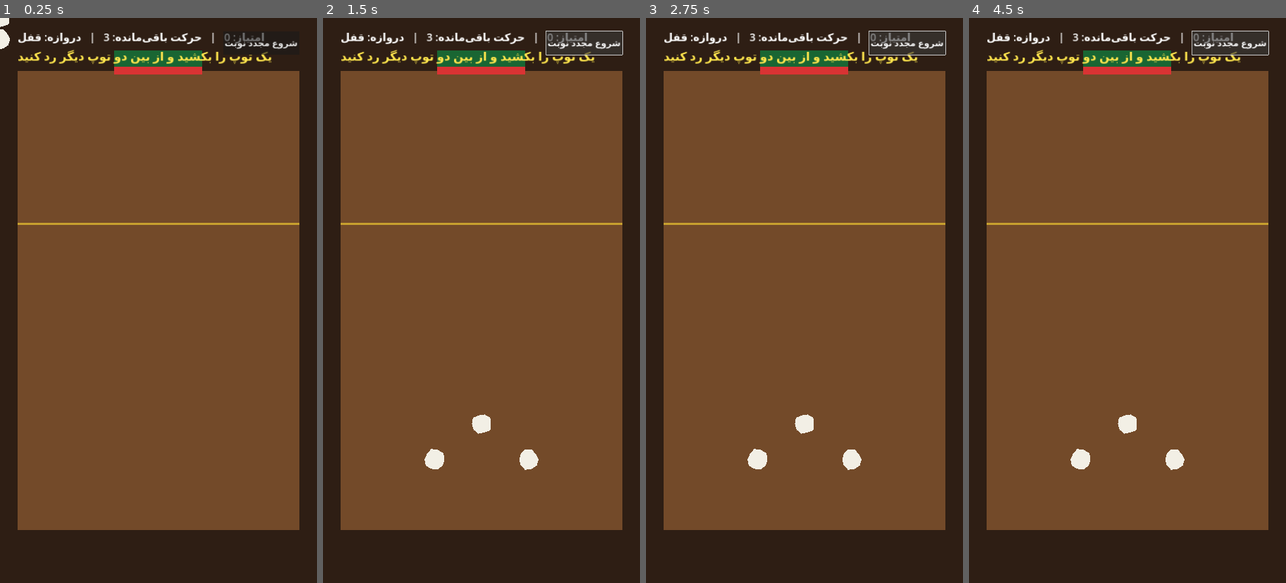
Above: before the commit, frames 1-4 (left to right).
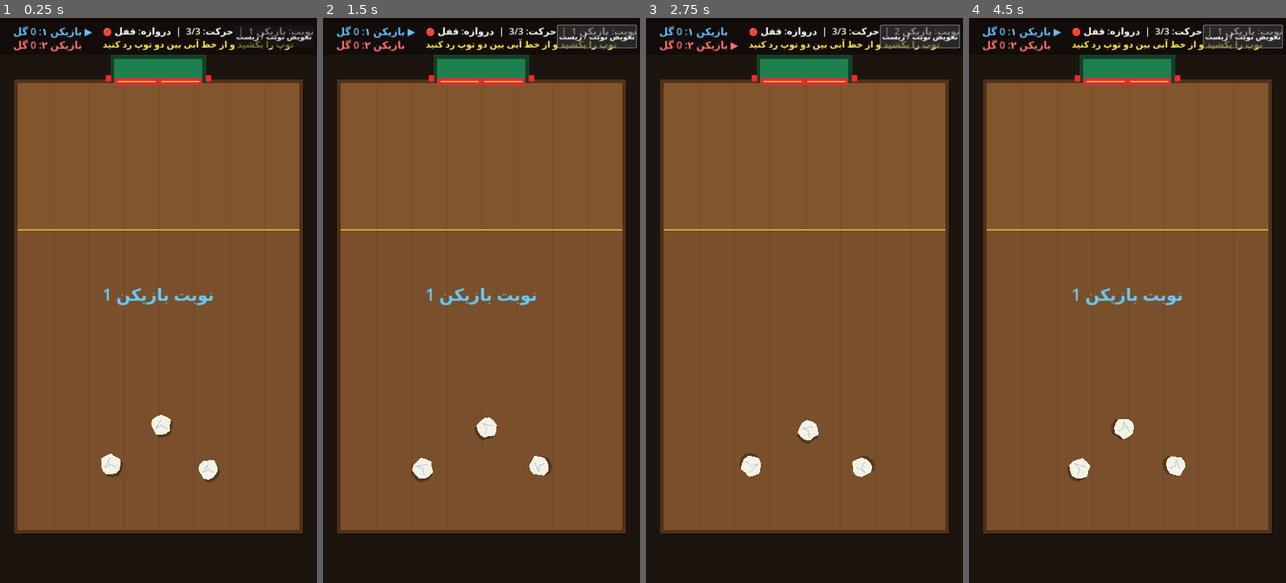
Above: after the commit, the same moments.

Repository: LifeLover-7/se-toop
Game: Godot game, scene res://main.tscn
Same seed, same stepped clock (60 frames per second), same inputs: the game is played once before the commit and once after it.
Inputs (mouse positions are in pixels of both pictures, inside the frame that each line leads up to):
- Up to frame 1 (0.25 s): no input
- Up to frame 2 (1.5 s): click (582, 40) at 0.5 s, where only the run before the commit has a clickable "شروع مجدد نوبت"; click (595, 34) at 1.25 s, where only the run after the commit has a clickable "تعویض نوبت / ریست"
- Up to frame 3 (2.75 s): click (905, 40) at 2 s, where only the run before the commit has a clickable "شروع مجدد نوبت"
- Up to frame 4 (4.5 s): click (1241, 34) at 2.75 s, where only the run after the commit has a clickable "تعویض نوبت / ریست"; click (1228, 40) at 3.5 s, where only the run before the commit has a clickable "شروع مجدد نوبت"; click (1241, 34) at 4.25 s, where only the run after the commit has a clickable "تعویض نوبت / ریست"

The runs differ from the first frame. In frame 1, 13% of the frame differs, in the area x 0-100%, y 0-92%; in frame 2, 13%; in frame 3, 13%; in frame 4, 13%.

Commit message:
feat: Upgrade game to Phase 2 (Playable 2-Player Arcade Edition)
- Add procedural audio effects using AudioStreamGenerator
- Implement dynamic table and environment rendering with attack line and visual polish
- Add smart goal with electric gate, animated doors, and LED indicators
- Add CPUParticles2D for goal and gate effects
- Add camera shake and visual feedback on shots and collisions
- Implement target gate indicator preview line
- Update HUD with 2-player score tracking, turn markers, and center banners

Diff:
--- a/main.gd
+++ b/main.gd
@@ -1,17 +1,20 @@
 extends Node2D
 
-enum GameState { WAITING_FOR_INPUT, BALLS_MOVING, TURN_OVER }
-
-const TABLE_RECT := Rect2(60, 180, 960, 1560)
-const ATTACK_LINE_Y := 700.0
+enum GameState { WAITING_FOR_INPUT, BALLS_MOVING, TRANSITION, MATCH_OVER }
+
+const TABLE_RECT := Rect2(60, 220, 960, 1520)
+const ATTACK_LINE_Y := 720.0
+const GOAL_RECT := Rect2(390, 140, 300, 80)
 const BALL_RADIUS := 36.0
-const MAX_DRAG_DIST := 280.0
-const IMPULSE_MULTIPLIER := 5.5
-const STOP_SPEED_THRESHOLD := 12.0
+const MAX_DRAG_DIST := 300.0
+const IMPULSE_MULTIPLIER := 5.8
+const STOP_SPEED_THRESHOLD := 14.0
+const WINNING_SCORE := 3
 
 var state: GameState = GameState.WAITING_FOR_INPUT
 var balls: Array[RigidBody2D] = []
 var active_ball: RigidBody2D = null
+var last_used_ball: RigidBody2D = null
 var other_balls: Array[RigidBody2D] = []
 var prev_active_pos: Vector2 = Vector2.ZERO
 
@@ -22,113 +25,288 @@
 var gate_is_open := false
 var goal_scored_this_shot := false
 
+var current_player: int = 1
+var scores: Array[int] = [0, 0]
 var moves_left: int = 3
-var score: int = 0
 
 var aim_line: Line2D
+var target_gate_line: Line2D
 var left_gate_door: StaticBody2D
 var right_gate_door: StaticBody2D
+var gate_led_left: ColorRect
+var gate_led_right: ColorRect
+
+var p1_score_label: Label
+var p2_score_label: Label
+var turn_info_label: Label
 var status_label: Label
-var info_label: Label
+var center_banner: Label
+var goal_particles: CPUParticles2D
+var gate_particles: CPUParticles2D
+
+var shake_strength: float = 0.0
+var audio_player: AudioStreamPlayer
 
 func _ready() -> void:
-	_build_table_and_ui()
+	randomize()
+	_setup_audio()
+	_build_table_and_environment()
 	_build_smart_goal()
+	_build_particles()
+	_build_hud()
 	_spawn_balls()
-	_reset_turn()
-
-func _build_table_and_ui() -> void:
-	# پس‌زمینه میز چوبی
+	_start_new_match()
+
+func _setup_audio() -> void:
+	audio_player = AudioStreamPlayer.new()
+	var gen := AudioStreamGenerator.new()
+	gen.mix_rate = 22050.0
+	gen.buffer_length = 0.25
+	audio_player.stream = gen
+	add_child(audio_player)
+
+func _play_sfx(freq_start: float, freq_end: float, duration: float, volume_db: float = -8.0) -> void:
+	audio_player.volume_db = volume_db
+	audio_player.play()
+	var playback := audio_player.get_stream_playback() as AudioStreamGeneratorPlayback
+	if playback == null:
+		return
+	var total_frames := int(22050.0 * duration)
+	var phase := 0.0
+	for i in range(min(total_frames, playback.get_frames_available())):
+		var t := float(i) / float(max(total_frames, 1))
+		var freq := lerpf(freq_start, freq_end, t)
+		var env := (1.0 - t) * minf(t * 12.0, 1.0)
+		phase = fmod(phase + freq / 22050.0, 1.0)
+		var sample := sin(phase * TAU) * env * 0.45
+		playback.push_frame(Vector2(sample, sample))
+
+func _build_table_and_environment() -> void:
 	var bg := ColorRect.new()
-	bg.color = Color(0.18, 0.12, 0.08)
+	bg.color = Color(0.11, 0.08, 0.06)
 	bg.size = Vector2(1080, 1920)
 	add_child(bg)
 
+	# سایه میز
+	var table_shadow := ColorRect.new()
+	table_shadow.color = Color(0.0, 0.0, 0.0, 0.45)
+	table_shadow.position = TABLE_RECT.position + Vector2(14, 18)
+	table_shadow.size = TABLE_RECT.size
+	add_child(table_shadow)
+
+	# حاشیه میز چوبی
+	var table_border := ColorRect.new()
+	table_border.color = Color(0.32, 0.19, 0.10)
+	table_border.position = TABLE_RECT.position - Vector2(12, 12)
+	table_border.size = TABLE_RECT.size + Vector2(24, 24)
+	add_child(table_border)
+
+	# سطح میز
 	var table_surface := ColorRect.new()
-	table_surface.color = Color(0.45, 0.29, 0.16)
+	table_surface.color = Color(0.48, 0.31, 0.17)
 	table_surface.position = TABLE_RECT.position
 	table_surface.size = TABLE_RECT.size
 	add_child(table_surface)
 
-	# خط یک‌سوم هجومی (خط باز شدن دروازه)
+	# خطوط بافت چوب نیمکت مدرسه
+	for i in range(1, 8):
+		var grain := ColorRect.new()
+		grain.color = Color(0.42, 0.26, 0.14, 0.45)
+		grain.position = Vector2(TABLE_RECT.position.x + i * 120.0, TABLE_RECT.position.y)
+		grain.size = Vector2(4, TABLE_RECT.size.y)
+		add_child(grain)
+
+	# رنگآمیزی ناحیه یکسوم هجومی
+	var attack_zone_tint := ColorRect.new()
+	attack_zone_tint.color = Color(1.0, 0.85, 0.25, 0.05)
+	attack_zone_tint.position = TABLE_RECT.position
+	attack_zone_tint.size = Vector2(TABLE_RECT.size.x, ATTACK_LINE_Y - TABLE_RECT.position.y)
+	add_child(attack_zone_tint)
+
+	# خط یکسوم هجومی (بازکننده دروازه)
 	var attack_line := Line2D.new()
 	attack_line.points = PackedVector2Array([
 		Vector2(TABLE_RECT.position.x, ATTACK_LINE_Y),
 		Vector2(TABLE_RECT.end.x, ATTACK_LINE_Y)
 	])
-	attack_line.width = 6.0
-	attack_line.default_color = Color(1.0, 0.85, 0.2, 0.6)
+	attack_line.width = 5.0
+	attack_line.default_color = Color(1.0, 0.88, 0.25, 0.65)
 	add_child(attack_line)
 
-	# خط نشانگر هدف‌گیری
+	# خط راهنمای بین دو توپ دیگر (نگهدارنده شکاف پاس)
+	target_gate_line = Line2D.new()
+	target_gate_line.width = 6.0
+	target_gate_line.default_color = Color(0.2, 0.9, 1.0, 0.55)
+	target_gate_line.visible = false
+	add_child(target_gate_line)
+
+	# خط نشانگر کشیدن و قدرت شوت
 	aim_line = Line2D.new()
-	aim_line.width = 8.0
-	aim_line.default_color = Color(0.2, 1.0, 0.4, 0.85)
+	aim_line.width = 10.0
+	aim_line.default_color = Color(0.2, 1.0, 0.4, 0.9)
 	aim_line.visible = false
 	add_child(aim_line)
 
-	# رابط کاربری (HUD)
-	var hud := CanvasLayer.new()
-	add_child(hud)
-
-	info_label = Label.new()
-	info_label.position = Vector2(60, 40)
-	info_label.add_theme_font_size_override("font_size", 36)
-	hud.add_child(info_label)
-
-	status_label = Label.new()
-	status_label.position = Vector2(60, 100)
-	status_label.add_theme_font_size_override("font_size", 40)
-	status_label.modulate = Color(1, 0.9, 0.3)
-	hud.add_child(status_label)
-
-	var reset_btn := Button.new()
-	reset_btn.text = "شروع مجدد نوبت"
-	reset_btn.position = Vector2(760, 45)
-	reset_btn.size = Vector2(260, 80)
-	reset_btn.add_theme_font_size_override("font_size", 30)
-	reset_btn.pressed.connect(_reset_turn)
-	hud.add_child(reset_btn)
-
 func _build_smart_goal() -> void:
-	# چارچوب دروازه در بالای میز
-	var goal_visual := ColorRect.new()
-	goal_visual.color = Color(0.1, 0.4, 0.2)
-	goal_visual.position = Vector2(390, 110)
-	goal_visual.size = Vector2(300, 70)
-	add_child(goal_visual)
-
-	# دو درِ کشویی برقی جلوی دروازه
-	left_gate_door = _create_gate_door(Vector2(390, 165))
-	right_gate_door = _create_gate_door(Vector2(540, 165))
+	var goal_frame := ColorRect.new()
+	goal_frame.color = Color(0.08, 0.25, 0.16)
+	goal_frame.position = GOAL_RECT.position - Vector2(14, 14)
+	goal_frame.size = GOAL_RECT.size + Vector2(28, 14)
+	add_child(goal_frame)
+
+	var goal_net := ColorRect.new()
+	goal_net.color = Color(0.12, 0.50, 0.30)
+	goal_net.position = GOAL_RECT.position
+	goal_net.size = GOAL_RECT.size
+	add_child(goal_net)
+
+	# چراغهای وضعیت دروازه برقی
+	gate_led_left = ColorRect.new()
+	gate_led_left.position = Vector2(360, 195)
+	gate_led_left.size = Vector2(20, 20)
+	add_child(gate_led_left)
+
+	gate_led_right = ColorRect.new()
+	gate_led_right.position = Vector2(700, 195)
+	gate_led_right.size = Vector2(20, 20)
+	add_child(gate_led_right)
+
+	left_gate_door = _create_gate_door(Vector2(390, 204))
+	right_gate_door = _create_gate_door(Vector2(540, 204))
 
 func _create_gate_door(pos: Vector2) -> StaticBody2D:
 	var door := StaticBody2D.new()
 	door.position = pos
 
 	var rect := ColorRect.new()
-	rect.size = Vector2(150, 26)
-	rect.color = Color(0.85, 0.2, 0.2)
+	rect.size = Vector2(150, 24)
+	rect.color = Color(0.85, 0.18, 0.22)
 	door.add_child(rect)
+
+	var stripe := ColorRect.new()
+	stripe.position = Vector2(10, 9)
+	stripe.size = Vector2(130, 6)
+	stripe.color = Color(1.0, 0.75, 0.2, 0.9)
+	door.add_child(stripe)
 
 	var col := CollisionShape2D.new()
 	var shape := RectangleShape2D.new()
-	shape.size = Vector2(150, 26)
-	col.position = Vector2(75, 13)
+	shape.size = Vector2(150, 24)
+	col.position = Vector2(75, 12)
 	col.shape = shape
 	door.add_child(col)
 
 	add_child(door)
 	return door
 
+func _build_particles() -> void:
+	goal_particles = CPUParticles2D.new()
+	goal_particles.position = Vector2(540, 180)
+	goal_particles.emitting = false
+	goal_particles.one_shot = true
+	goal_particles.explosiveness = 0.9
+	goal_particles.amount = 45
+	goal_particles.lifetime = 1.1
+	goal_particles.direction = Vector2(0, 1)
+	goal_particles.spread = 90.0
+	goal_particles.initial_velocity_min = 220.0
+	goal_particles.initial_velocity_max = 520.0
+	goal_particles.scale_amount_min = 8.0
+	goal_particles.scale_amount_max = 16.0
+	goal_particles.color = Color(1.0, 0.88, 0.2)
+	add_child(goal_particles)
+
+	gate_particles = CPUParticles2D.new()
+	gate_particles.position = Vector2(540, 215)
+	gate_particles.emitting = false
+	gate_particles.one_shot = true
+	gate_particles.explosiveness = 0.85
+	gate_particles.amount = 24
+	gate_particles.lifetime = 0.55
+	gate_particles.direction = Vector2(0, 1)
+	gate_particles.spread = 120.0
+	gate_particles.initial_velocity_min = 120.0
+	gate_particles.initial_velocity_max = 280.0
+	gate_particles.scale_amount_min = 5.0
+	gate_particles.scale_amount_max = 10.0
+	gate_particles.color = Color(0.2, 1.0, 0.6)
+	add_child(gate_particles)
+
+func _build_hud() -> void:
+	var hud := CanvasLayer.new()
+	add_child(hud)
+
+	var top_bar := ColorRect.new()
+	top_bar.color = Color(0.07, 0.05, 0.04, 0.92)
+	top_bar.size = Vector2(1080, 125)
+	hud.add_child(top_bar)
+
+	p1_score_label = Label.new()
+	p1_score_label.position = Vector2(45, 22)
+	p1_score_label.add_theme_font_size_override("font_size", 34)
+	p1_score_label.modulate = Color(0.4, 0.75, 1.0)
+	hud.add_child(p1_score_label)
+
+	p2_score_label = Label.new()
+	p2_score_label.position = Vector2(45, 68)
+	p2_score_label.add_theme_font_size_override("font_size", 34)
+	p2_score_label.modulate = Color(1.0, 0.45, 0.45)
+	hud.add_child(p2_score_label)
+
+	turn_info_label = Label.new()
+	turn_info_label.position = Vector2(350, 22)
+	turn_info_label.add_theme_font_size_override("font_size", 32)
+	hud.add_child(turn_info_label)
+
+	status_label = Label.new()
+	status_label.position = Vector2(350, 68)
+	status_label.add_theme_font_size_override("font_size", 30)
+	status_label.modulate = Color(1.0, 0.9, 0.35)
+	hud.add_child(status_label)
+
+	var reset_btn := Button.new()
+	reset_btn.text = "تعویض نوبت / ریست"
+	reset_btn.position = Vector2(800, 25)
+	reset_btn.size = Vector2(240, 75)
+	reset_btn.add_theme_font_size_override("font_size", 26)
+	reset_btn.pressed.connect(_on_manual_reset_pressed)
+	hud.add_child(reset_btn)
+
+	center_banner = Label.new()
+	center_banner.position = Vector2(140, 880)
+	center_banner.size = Vector2(800, 120)
+	center_banner.horizontal_alignment = HORIZONTAL_ALIGNMENT_CENTER
+	center_banner.vertical_alignment = VERTICAL_ALIGNMENT_CENTER
+	center_banner.add_theme_font_size_override("font_size", 54)
+	center_banner.modulate = Color(1, 1, 1, 0)
+	hud.add_child(center_banner)
+
+func _show_banner(text: String, color: Color = Color(1, 0.95, 0.3)) -> void:
+	center_banner.text = text
+	center_banner.modulate = color
+	center_banner.scale = Vector2(0.7, 0.7)
+	center_banner.pivot_offset = Vector2(400, 60)
+	var tw := create_tween()
+	tw.tween_property(center_banner, "scale", Vector2(1.05, 1.05), 0.18).set_trans(Tween.TRANS_BACK)
+	tw.tween_interval(0.75)
+	tw.tween_property(center_banner, "modulate:a", 0.0, 0.3)
+
 func _set_gate_open(open: bool) -> void:
-	if gate_is_open == open:
-		return
+	var changed := (gate_is_open != open)
 	gate_is_open = open
+
+	var led_color := Color(0.2, 1.0, 0.4) if open else Color(1.0, 0.15, 0.15)
+	gate_led_left.color = led_color
+	gate_led_right.color = led_color
+
 	var tween := create_tween().set_parallel(true)
 	if open:
-		tween.tween_property(left_gate_door, "position:x", 230.0, 0.35).set_trans(Tween.TRANS_BACK)
-		tween.tween_property(right_gate_door, "position:x", 700.0, 0.35).set_trans(Tween.TRANS_BACK)
+		tween.tween_property(left_gate_door, "position:x", 225.0, 0.38).set_trans(Tween.TRANS_BACK)
+		tween.tween_property(right_gate_door, "position:x", 705.0, 0.38).set_trans(Tween.TRANS_BACK)
+		if changed:
+			gate_particles.restart()
+			_play_sfx(420.0, 880.0, 0.22)
+			_trigger_shake(7.0)
 	else:
 		tween.tween_property(left_gate_door, "position:x", 390.0, 0.25)
 		tween.tween_property(right_gate_door, "position:x", 540.0, 0.25)
@@ -137,13 +315,13 @@
 	for i in range(3):
 		var ball := RigidBody2D.new()
 		ball.gravity_scale = 0.0
-		ball.linear_damp = 3.5
-		ball.angular_damp = 4.0
+		ball.linear_damp = 3.6
+		ball.angular_damp = 4.2
 		ball.contact_monitor = true
 		ball.max_contacts_reported = 4
 
 		var mat := PhysicsMaterial.new()
-		mat.bounce = 0.3
+		mat.bounce = 0.32
 		ball.physics_material_override = mat
 
 		var col := CollisionShape2D.new()
@@ -152,45 +330,83 @@
 		col.shape = circle
 		ball.add_child(col)
 
-		# ظاهر چندضلعی شبیه کاغذ مچاله
+		var pts := PackedVector2Array()
+		for v in range(12):
+			var angle := v * TAU / 12.0
+			var r := BALL_RADIUS * randf_range(0.80, 1.06)
+			pts.append(Vector2(cos(angle) * r, sin(angle) * r))
+
+		# سایه زیر کاغذ مچاله
+		var shadow := Polygon2D.new()
+		shadow.polygon = pts
+		shadow.color = Color(0.0, 0.0, 0.0, 0.32)
+		shadow.position = Vector2(7, 9)
+		ball.add_child(shadow)
+
+		# بدنه کاغذ مچاله
 		var poly := Polygon2D.new()
-		var pts := PackedVector2Array()
-		for v in range(10):
-			var angle := v * TAU / 10.0
-			var r := BALL_RADIUS * randf_range(0.82, 1.05)
-			pts.append(Vector2(cos(angle) * r, sin(angle) * r))
 		poly.polygon = pts
-		poly.color = Color(0.95, 0.94, 0.9)
+		poly.color = Color(0.96, 0.95, 0.90)
 		ball.add_child(poly)
+
+		# خطوط آبی دفتر مشق و چروکهای کاغذ
+		var crease := Line2D.new()
+		crease.width = 2.5
+		crease.default_color = Color(0.35, 0.55, 0.85, 0.45)
+		crease.points = PackedVector2Array([
+			pts[1] * 0.65, Vector2.ZERO, pts[5] * 0.7, pts[9] * 0.6
+		])
+		ball.add_child(crease)
 
 		ball.body_entered.connect(_on_ball_body_entered.bind(ball))
 		add_child(ball)
 		balls.append(ball)
 
-func _reset_turn() -> void:
+func _start_new_match() -> void:
+	scores = [0, 0]
+	current_player = 1
+	_start_turn(1)
+
+func _on_manual_reset_pressed() -> void:
+	if state == GameState.MATCH_OVER:
+		_start_new_match()
+	else:
+		var next_p := 2 if current_player == 1 else 1
+		_start_turn(next_p)
+
+func _start_turn(player_idx: int) -> void:
+	current_player = player_idx
 	state = GameState.WAITING_FOR_INPUT
 	moves_left = 3
 	passed_between = false
 	hit_other_ball = false
 	goal_scored_this_shot = false
+	active_ball = null
+	last_used_ball = null
+	is_dragging = false
+	aim_line.visible = false
+	target_gate_line.visible = false
 	_set_gate_open(false)
 
 	var start_positions := [
-		Vector2(380, 1500),
-		Vector2(540, 1380),
-		Vector2(700, 1500)
+		Vector2(360 + randf_range(-20, 20), 1520 + randf_range(-15, 15)),
+		Vector2(540 + randf_range(-20, 20), 1390 + randf_range(-15, 15)),
+		Vector2(720 + randf_range(-20, 20), 1520 + randf_range(-15, 15))
 	]
 	for i in range(3):
 		var b := balls[i]
+		b.sleeping = false
 		b.linear_velocity = Vector2.ZERO
 		b.angular_velocity = 0.0
+		b.global_position = start_positions[i]
 		PhysicsServer2D.body_set_state(
 			b.get_rid(),
 			PhysicsServer2D.BODY_STATE_TRANSFORM,
-			Transform2D(0.0, start_positions[i])
+			Transform2D(randf_range(0.0, TAU), start_positions[i])
 		)
 
-	status_label.text = "یک توپ را بکشید و از بین دو توپ دیگر رد کنید"
+	status_label.text = "توپ را بکشید و از خط آبی بین دو توپ رد کنید"
+	_show_banner("نوبت بازیکن %d" % current_player, Color(0.4, 0.8, 1.0) if current_player == 1 else Color(1.0, 0.5, 0.5))
 	_update_hud()
 
 func _unhandled_input(event: InputEvent) -> void:
@@ -200,16 +416,18 @@
 	if event is InputEventScreenTouch or event is InputEventMouseButton:
 		if event.pressed:
 			for b in balls:
-				if b.global_position.distance_to(event.position) <= BALL_RADIUS * 1.6:
+				if b.global_position.distance_to(event.position) <= BALL_RADIUS * 1.7:
 					active_ball = b
 					is_dragging = true
 					drag_current_pos = event.position
+					_update_target_gate_preview(b)
 					break
 		elif is_dragging and active_ball:
 			is_dragging = false
 			aim_line.visible = false
+			target_gate_line.visible = false
 			var drag_vec: Vector2 = active_ball.global_position - event.position
-			if drag_vec.length() > 25.0:
+			if drag_vec.length() > 28.0:
 				var clamped := drag_vec.limit_length(MAX_DRAG_DIST)
 				_shoot_ball(active_ball, clamped * IMPULSE_MULTIPLIER)
 			else:
@@ -218,11 +436,23 @@
 	elif (event is InputEventScreenDrag or event is InputEventMouseMotion) and is_dragging and active_ball:
 		drag_current_pos = event.position
 		var pull_vec: Vector2 = (active_ball.global_position - drag_current_pos).limit_length(MAX_DRAG_DIST)
+		var power_ratio := pull_vec.length() / MAX_DRAG_DIST
 		aim_line.visible = true
+		aim_line.default_color = Color(0.2, 1.0, 0.4, 0.9).lerp(Color(1.0, 0.25, 0.2, 0.95), power_ratio)
 		aim_line.points = PackedVector2Array([
 			active_ball.global_position,
 			active_ball.global_position + pull_vec
 		])
+		_update_target_gate_preview(active_ball)
+
+func _update_target_gate_preview(selected_ball: RigidBody2D) -> void:
+	var others: Array[Vector2] = []
+	for b in balls:
+		if b != selected_ball:
+			others.append(b.global_position)
+	if others.size() == 2:
+		target_gate_line.visible = true
+		target_gate_line.points = PackedVector2Array([others[0], others[1]])
 
 func _shoot_ball(ball: RigidBody2D, impulse: Vector2) -> void:
 	state = GameState.BALLS_MOVING
@@ -237,7 +467,22 @@
 			other_balls.append(b)
 
 	ball.apply_central_impulse(impulse)
-	status_label.text = "..."
+	ball.apply_torque_impulse(randf_range(-1600.0, 1600.0))
+	_play_sfx(260.0, 140.0, 0.09)
+	status_label.text = "در حال حرکت..."
+
+func _process(delta: float) -> void:
+	if shake_strength > 0.1:
+		shake_strength = lerpf(shake_strength, 0.0, 12.0 * delta)
+		position = Vector2(
+			randf_range(-shake_strength, shake_strength),
+			randf_range(-shake_strength, shake_strength)
+		)
+	else:
+		position = Vector2.ZERO
+
+func _trigger_shake(amount: float) -> void:
+	shake_strength = amount
 
 func _physics_process(_delta: float) -> void:
 	if state != GameState.BALLS_MOVING or active_ball == null:
@@ -253,24 +498,23 @@
 		)
 		if intersect != null:
 			passed_between = true
+			_play_sfx(520.0, 740.0, 0.12)
 
 	prev_active_pos = cur_pos
 
-	# ۲. بررسی ورود به دروازه (وقتی دروازه باز است)
-	if gate_is_open and Rect2(390, 100, 300, 80).has_point(cur_pos):
+	# ۲. بررسی گل شدن (وقتی دروازه باز است)
+	if gate_is_open and GOAL_RECT.has_point(cur_pos):
 		goal_scored_this_shot = true
 		_evaluate_shot()
 		return
 
-	# ۳. بررسی افتادن توپ‌ها از روی میز
+	# ۳. بررسی افتادن هر یک از توپها از روی میز
 	for b in balls:
 		if not TABLE_RECT.has_point(b.global_position):
-			status_label.text = "خطا! توپ از میز بیرون افتاد."
-			state = GameState.TURN_OVER
-			_update_hud()
+			_handle_foul("خطا! توپ از روی میز بیرون افتاد.")
 			return
 
-	# ۴. بررسی توقف کامل توپ‌ها
+	# ۴. بررسی توقف کامل توپها
 	var all_stopped := true
 	for b in balls:
 		if b.linear_velocity.length() > STOP_SPEED_THRESHOLD:
@@ -284,43 +528,79 @@
 	if state == GameState.BALLS_MOVING and source_ball == active_ball:
 		if body in other_balls:
 			hit_other_ball = true
+			_trigger_shake(9.0)
+			_play_sfx(150.0, 90.0, 0.15)
 
 func _evaluate_shot() -> void:
 	if goal_scored_this_shot:
-		score += 1
-		state = GameState.TURN_OVER
-		status_label.text = "گل! شوت عالی بود!"
+		scores[current_player - 1] += 1
+		goal_particles.restart()
+		_trigger_shake(16.0)
+		_play_sfx(440.0, 880.0, 0.25)
 		_update_hud()
+
+		if scores[current_player - 1] >= WINNING_SCORE:
+			state = GameState.MATCH_OVER
+			status_label.text = "بازیکن %d برنده مسابقه شد! (روی دکمه کلیک کنید)" % current_player
+			_show_banner("قهرمان: بازیکن %d 🏆" % current_player, Color(0.2, 1.0, 0.4))
+		else:
+			state = GameState.TRANSITION
+			status_label.text = "گل برای بازیکن %d!" % current_player
+			_show_banner("گلللل! ⚽", Color(0.2, 1.0, 0.4))
+			_switch_turn_after_delay(1.8)
 		return
 
 	if hit_other_ball:
-		state = GameState.TURN_OVER
-		status_label.text = "خطا! توپ به توپ دیگر برخورد کرد."
-		_update_hud()
+		_handle_foul("خطا! توپ به توپ دیگر برخورد کرد.")
 		return
 
 	if not passed_between:
-		state = GameState.TURN_OVER
-		status_label.text = "سوختی! توپ از بین دو توپ دیگر رد نشد."
-		_update_hud()
+		_handle_foul("سوختی! توپ از بین دو توپ دیگر رد نشد.")
 		return
 
-	# پاس صحیح انجام شده؛ بررسی عبور از خط یک‌سوم برای باز شدن دروازه برقی
+	# پاس صحیح انجام شده؛ بررسی باز شدن دروازه برقی
+	var was_open := gate_is_open
 	for b in balls:
 		if b.global_position.y < ATTACK_LINE_Y:
 			_set_gate_open(true)
 			break
 
+	last_used_ball = active_ball
 	moves_left -= 1
+
 	if moves_left <= 0:
-		state = GameState.TURN_OVER
-		status_label.text = "۳ حرکت تمام شد! نوبت سوخت."
+		_handle_foul("۳ حرکت تمام شد! نوبت به حریف رسید.")
 	else:
 		state = GameState.WAITING_FOR_INPUT
-		status_label.text = "پاس صحیح! حرکت بعدی را بزنید."
+		if not was_open and gate_is_open:
+			status_label.text = "دروازه باز شد! حالا شوت بزنید!"
+			_show_banner("دروازه باز شد! ⚡", Color(0.2, 1.0, 0.6))
+		else:
+			status_label.text = "پاس صحیح! حرکت بعدی را بزنید."
+			_show_banner("پاس صحیح ✓", Color(0.4, 0.95, 1.0))
 
 	_update_hud()
 
+func _handle_foul(reason: String) -> void:
+	state = GameState.TRANSITION
+	status_label.text = reason
+	_trigger_shake(8.0)
+	_play_sfx(210.0, 110.0, 0.22)
+	_show_banner("نوبت سوخت! ✖", Color(1.0, 0.35, 0.35))
+	_update_hud()
+	_switch_turn_after_delay(1.5)
+
+func _switch_turn_after_delay(delay_sec: float) -> void:
+	await get_tree().create_timer(delay_sec).timeout
+	if state == GameState.TRANSITION:
+		var next_p := 2 if current_player == 1 else 1
+		_start_turn(next_p)
+
 func _update_hud() -> void:
-	var gate_txt := "باز" if gate_is_open else "قفل"
-	info_label.text = "امتیاز: %d   |   حرکت باقی‌مانده: %d   |   دروازه: %s" % [score, moves_left, gate_txt]
+	var p1_mark := "▶ " if current_player == 1 else "   "
+	var p2_mark := "▶ " if current_player == 2 else "   "
+	p1_score_label.text = "%sبازیکن ۱: %d گل" % [p1_mark, scores[0]]
+	p2_score_label.text = "%sبازیکن ۲: %d گل" % [p2_mark, scores[1]]
+
+	var gate_txt := "باز 🟢" if gate_is_open else "قفل 🔴"
+	turn_info_label.text = "نوبت: بازیکن %d  |  حرکت: %d/3  |  دروازه: %s" % [current_player, moves_left, gate_txt]
